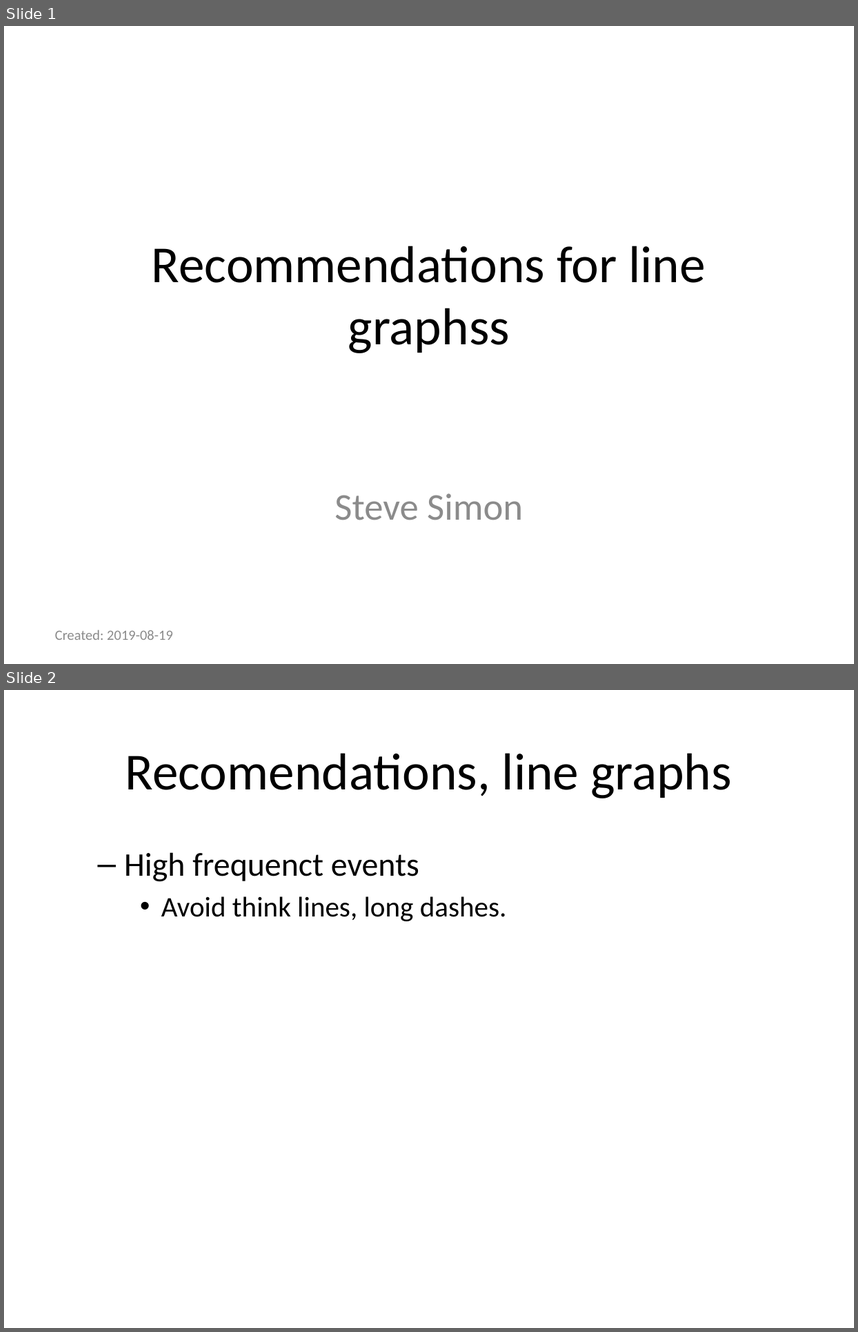
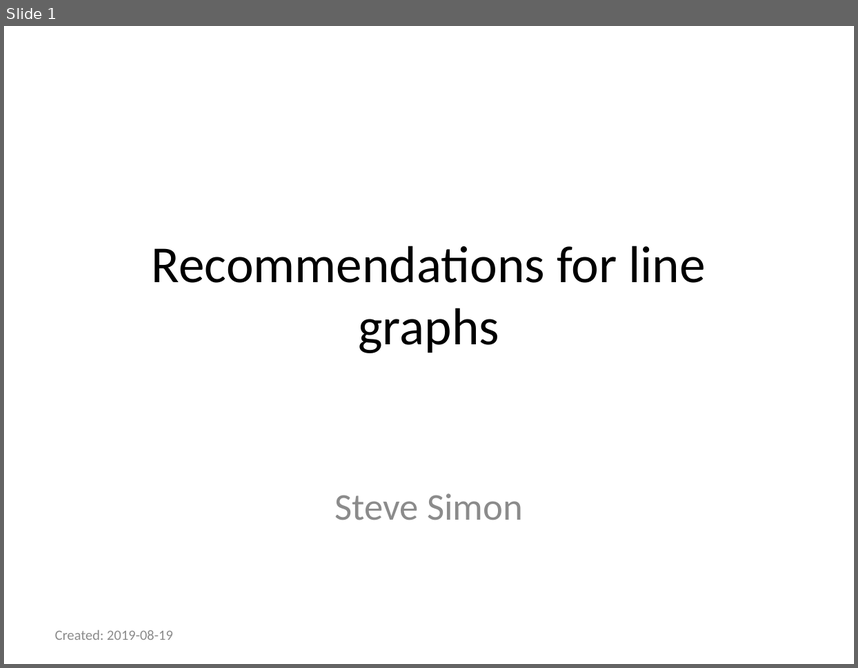
Before and after one commit to pmean/data-visualization, a slide deck: data-viz-03/component/recommendations-linegraphs.pptx. Shown one above the other, each under a label of ours: slides 1 and 2 before the commit, slide 1 after it. The pictures are 858x1332 and 858x668 pixels, drawn with LibreOffice and Linux fonts; fonts in the diff are those of the drawing. Boxes give left, top, right and bottom in pixels: in the first picture for what was removed or moved away, otherwise in the second. Text is boxed around its words. In the diff, an @@ line names an element or a change of style, - is before the commit and + after.

```diff
--- a/data-viz-03/component/recommendations-linegraphs.pptx
+++ b/data-viz-03/component/recommendations-linegraphs.pptx
@@ slide 2 removed at (x1=4, y1=690, x2=854, y2=1328), background #FFFFFF @@
@@ title removed at (x1=125, y1=753, x2=732, y2=798) @@
-Recomendations, line graphs
@@ text removed at (x1=124, y1=852, x2=507, y2=921) @@
-  – High frequenct events
-    • Avoid think lines, long dashes.
@@ slide 1 changed as well @@
@@ title at (x1=152, y1=245, x2=705, y2=353): text changed @@
-Recommendations for line graphss
+Recommendations for line graphs
```
Also in this commit, not shown: 3 other slides changed, 3 slides added, 7 other slides removed, 1 other file.
